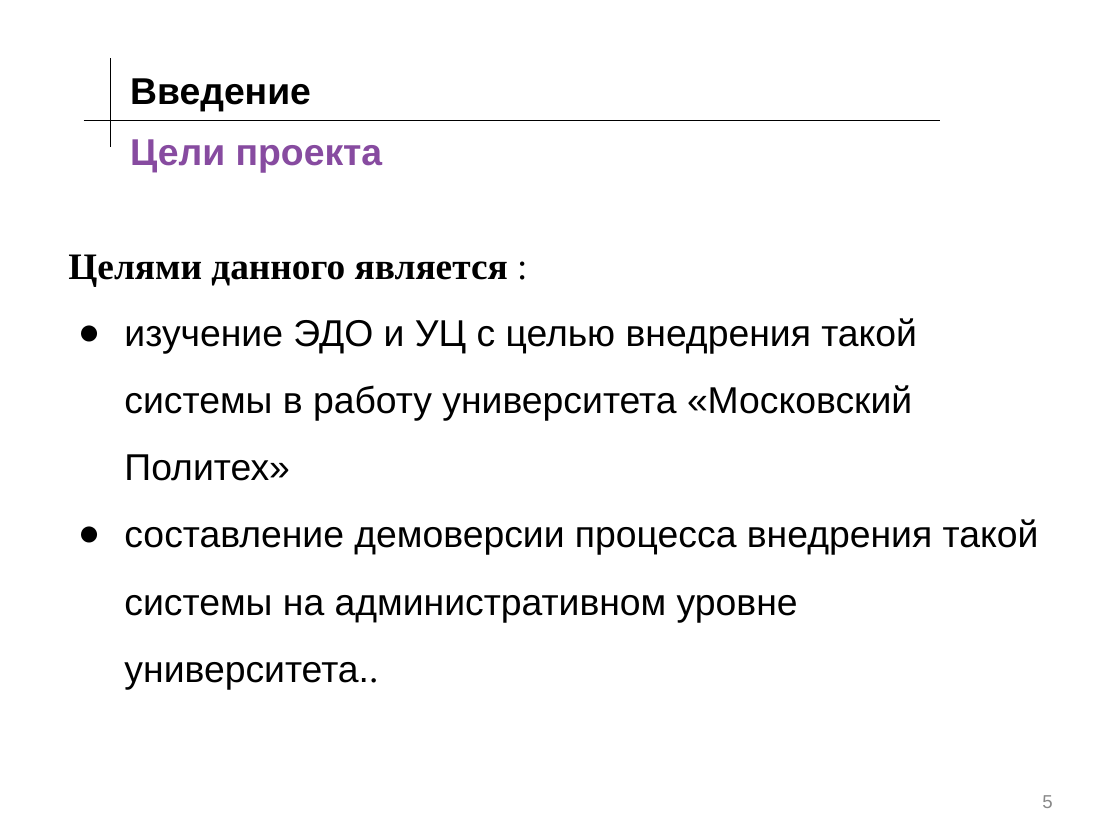
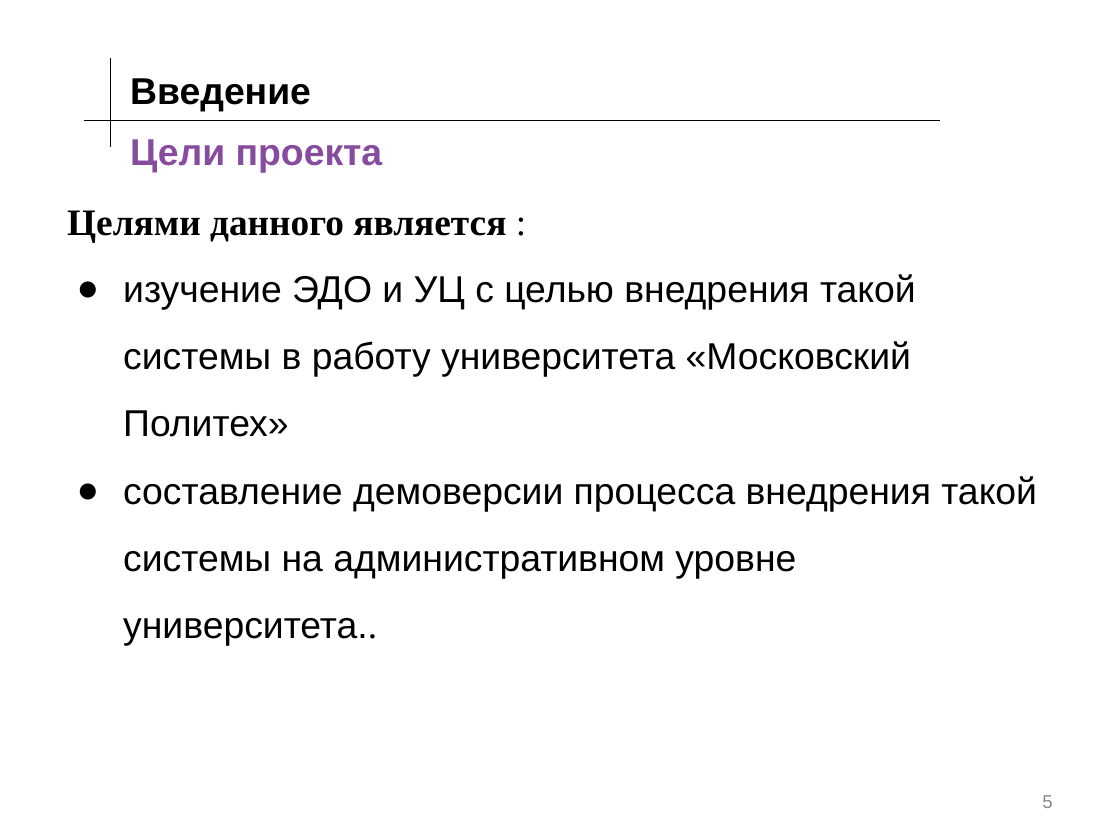
Before and after one commit to KnopaEl/Project, a slide deck: slide 5 of ПД(171-341).pptx. Drawn at 1120x840 pixels with LibreOffice and Linux fonts; fonts in the diff are those of the drawing; background and template pictures are left out. Boxes give left, top, right and bottom in pixels: in the first picture for what was removed or moved away, otherwise in the second. Text is boxed around its words. In the diff, an @@ line names an element or a change of style, - is before the commit and + after.

```diff
--- a/ПД(171-341).pptx
+++ b/ПД(171-341).pptx
@@ text "Целями данного является :": place and size @@
-text "Целями данного является :" at (68,254,1039,689)
+text "Целями данного является :" at (67,210,1037,646)
```
Also in this commit, not shown: 16 other slides changed, 2 slides removed.
